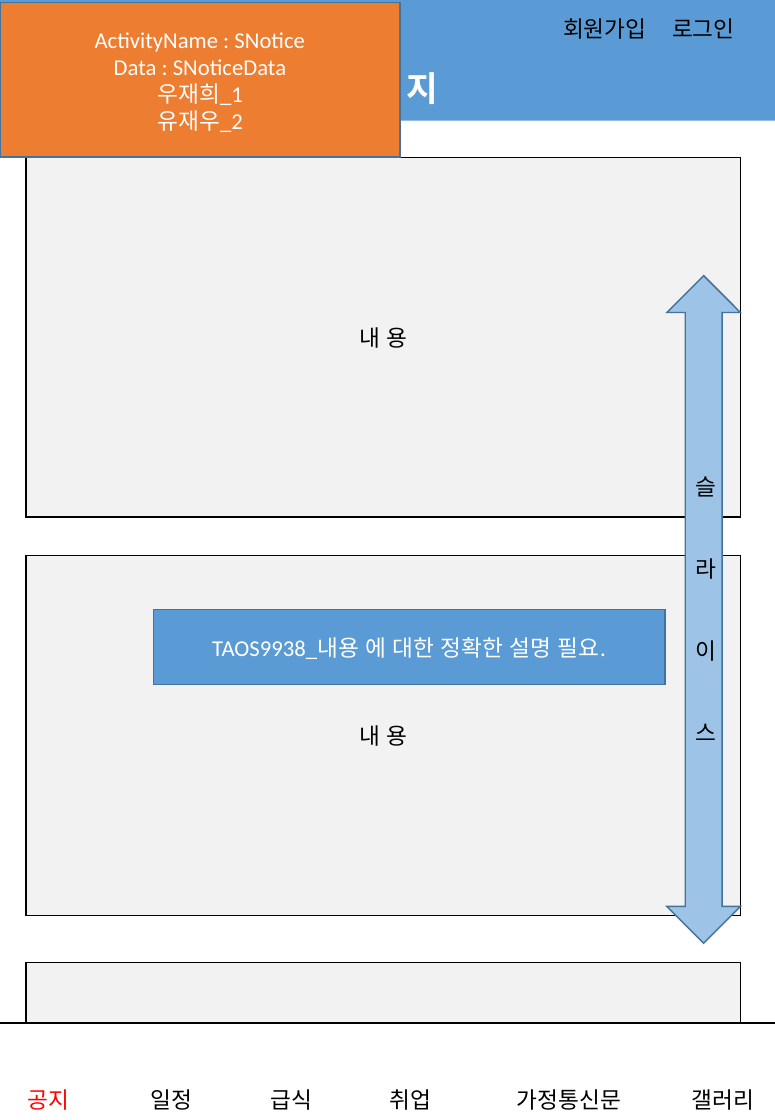
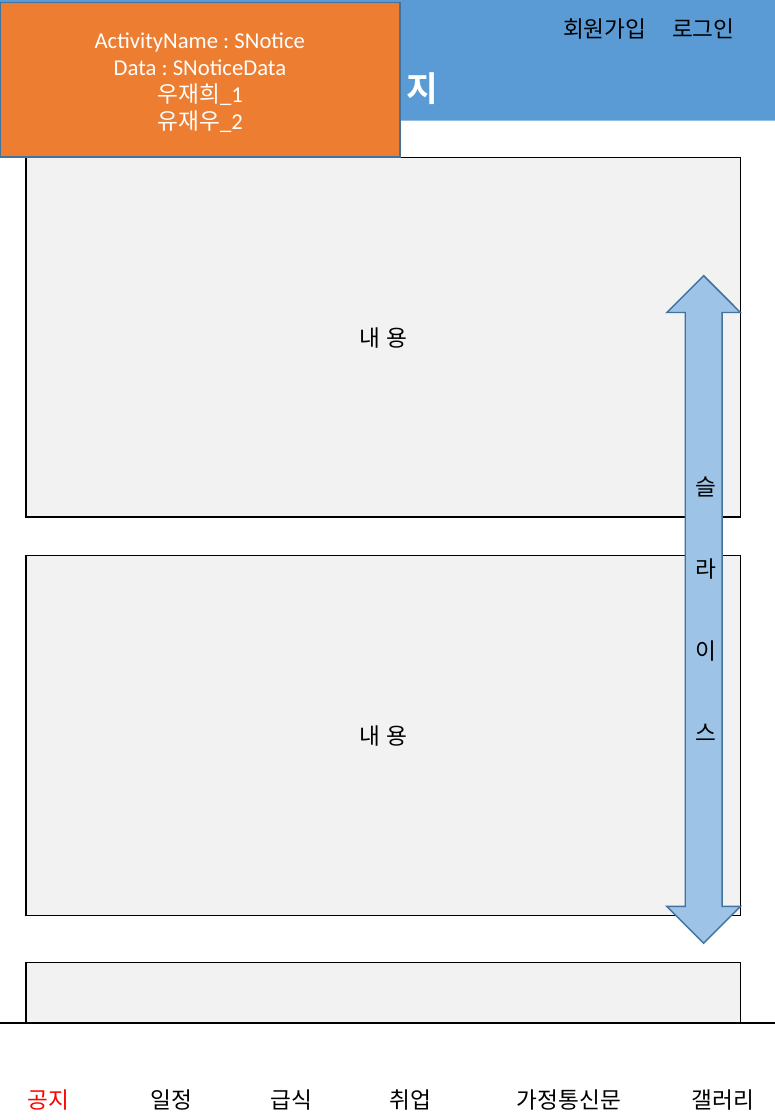
Before and after one commit to jungho-shin/SIHSchool, a slide deck: slide 2 of app/src/main/assets/어플_스토리보드.pptx. Drawn at 775x1120 pixels with LibreOffice and Linux fonts; fonts in the diff are those of the drawing; background and template pictures are left out. Boxes give left, top, right and bottom in pixels: in the first picture for what was removed or moved away, otherwise in the second. Text is boxed around its words. In the diff, an @@ line names an element or a change of style, - is before the commit and + after.

```diff
--- a/app/src/main/assets/어플_스토리보드.pptx
+++ b/app/src/main/assets/어플_스토리보드.pptx
@@ rectangle removed at [153, 610, 664, 684] @@
-TAOS9938_내용 에 대한 정확한 설명 필요.
```
Also in this commit, not shown: 1 other slide changed.
